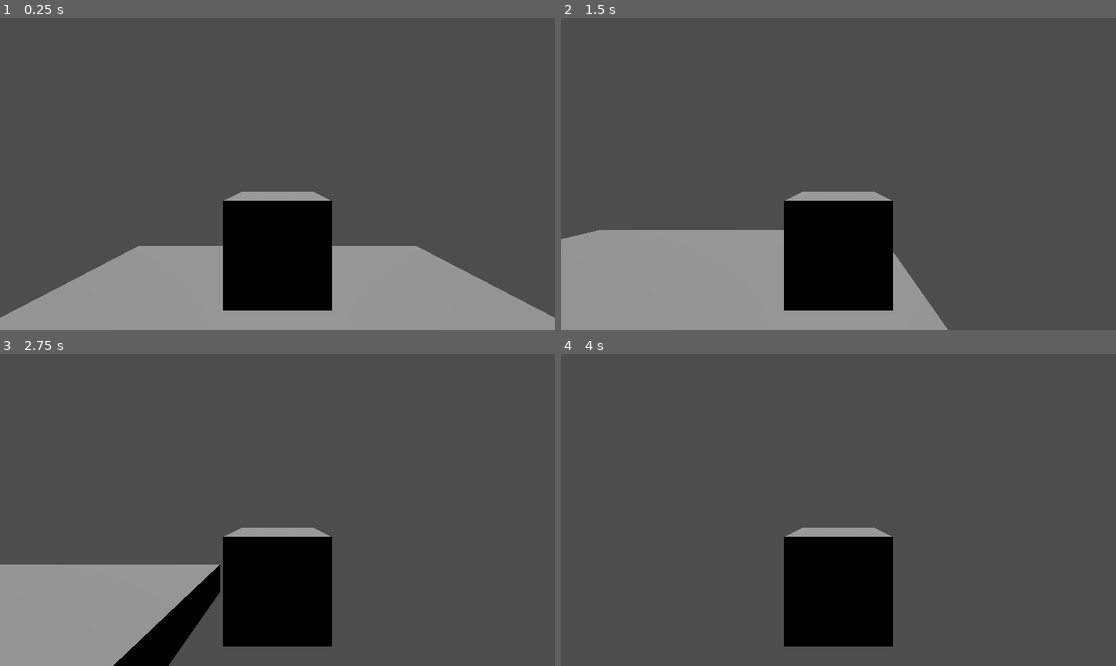
Above: before the commit, frames 1-4 (two rows, left to right).
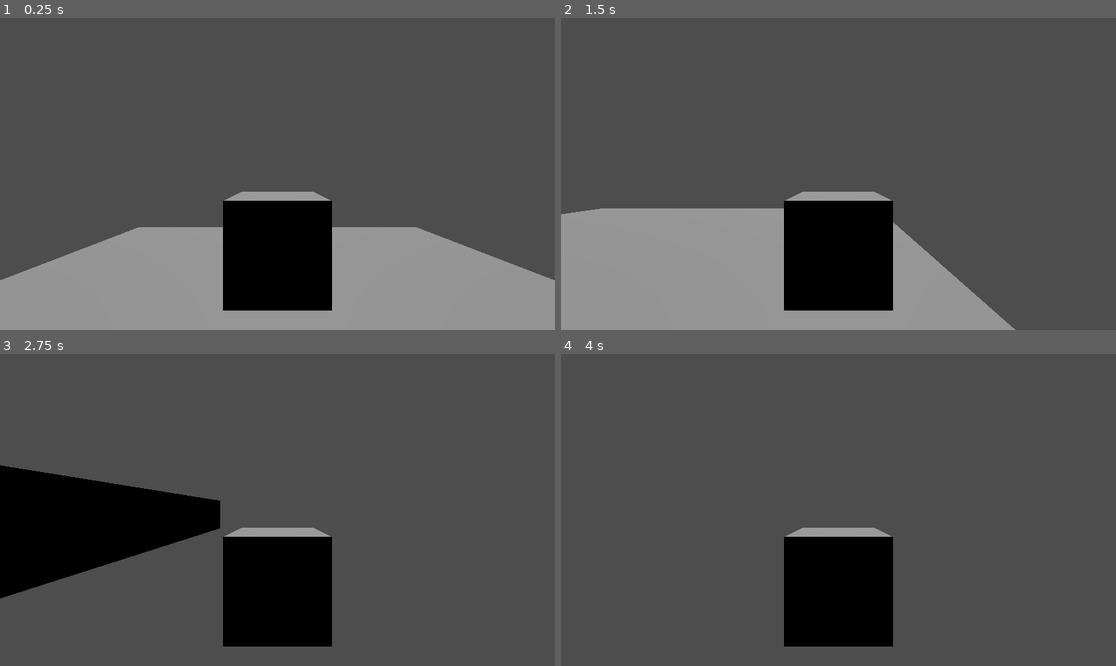
Above: after the commit, the same moments.

Repository: RavenRandomz/cube-extentialis-bossfight
Game: Godot game, scene res://testworld.tscn
Same seed, same stepped clock (60 frames per second), same inputs: the game is played once before the commit and once after it.
Inputs (mouse positions are in pixels of both pictures, inside the frame that each line leads up to):
- Up to frame 1 (0.25 s): no input
- Up to frame 2 (1.5 s): tap Enter (ui_accept) at 0.5, 0.77 s; move the mouse to (960, 158) at 0.52 s; hold Right (ui_right) 0.53-1.25 s; hold Shift 0.53-1.25 s; click (960, 158) at 0.67 s; drag from (727, 189) to (810, 236) at 1.27 s
- Up to frame 3 (2.75 s): tap Enter (ui_accept) at 2 s; move the mouse to (333, 441) at 2.02 s; hold Right (ui_right) from 2.03 s (still down); tap Ctrl at 2.1 s
- Up to frame 4 (4 s): release Right (ui_right) at 2.75 s; drag from (810, 572) to (672, 463) at 2.77 s; move the mouse to (1005, 556) at 3.52 s; hold Left (ui_left) from 3.53 s (still down); tap Alt at 3.6 s; tap Enter (ui_accept) at 3.77 s

The runs differ from the first frame. In frame 1, 6.3% of the frame differs, in the area x 0-100%, y 67-96%; in frame 2, 5.4%; in frame 3, 21%, in the area x 0-40%, y 35-100%; in frame 4, nothing differs.

Commit message:
Fine tune gravity to reduce "moonwalk feel"
The default of 9.8 is used to scaled with the real world however
in practice that is too small for the game already.

Diff:
--- a/project.godot
+++ b/project.godot
@@ -19,6 +19,10 @@
 
 project/assembly_name="Cubic Extentialis Bossfight"
 
+[physics]
+
+3d/default_gravity=30.0
+
 [rendering]
 
 renderer/rendering_method="mobile"
